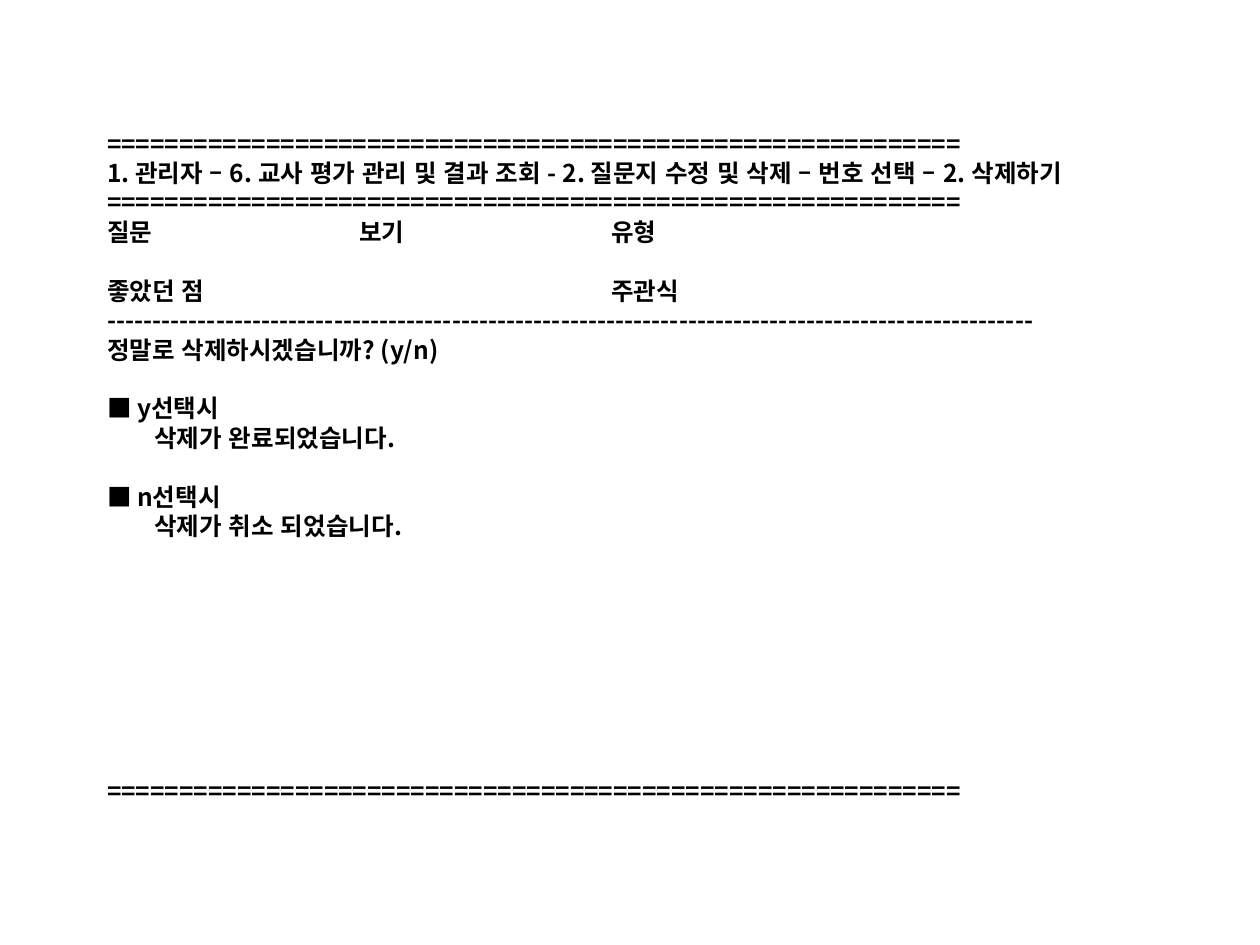
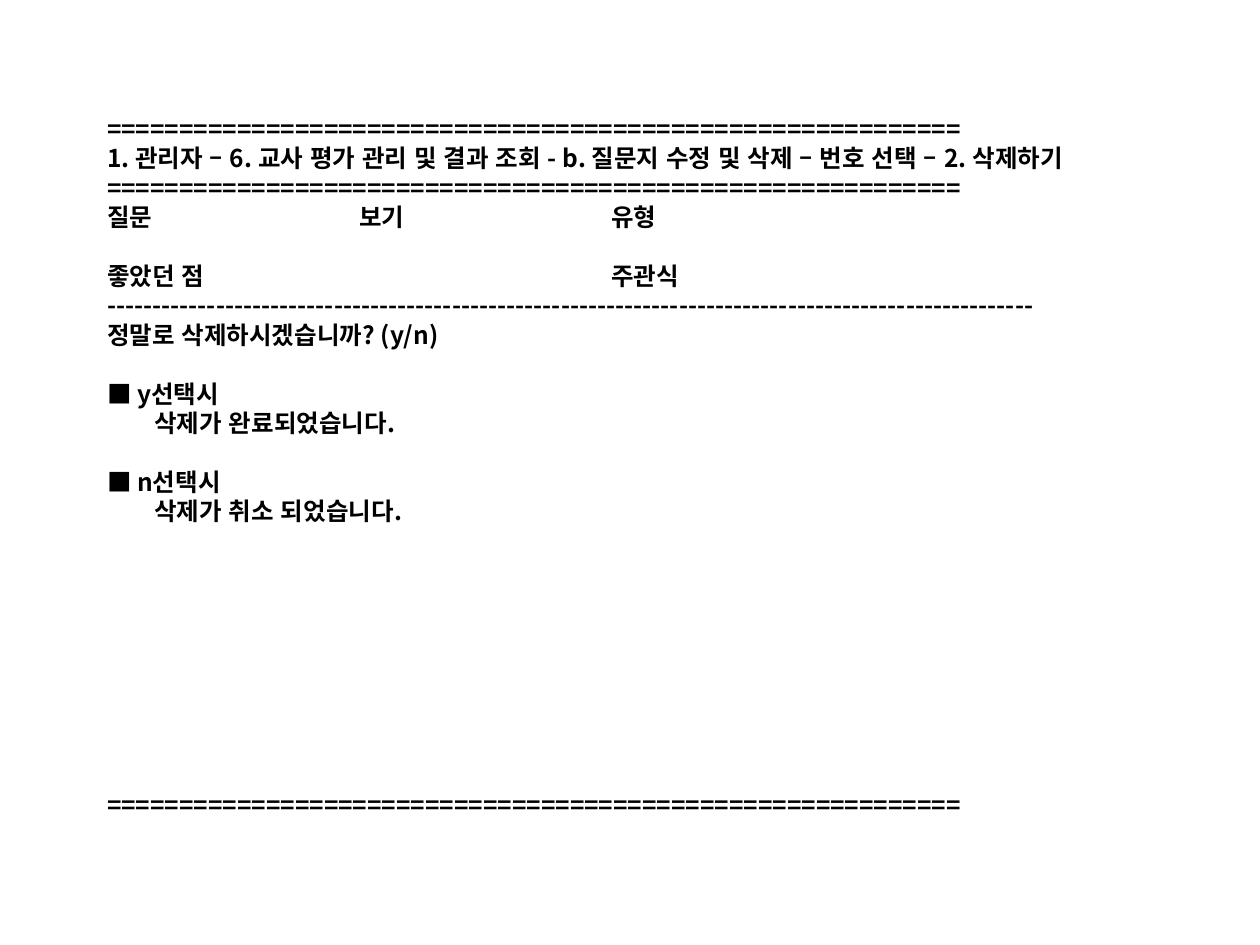
Before and after one commit to Yian-Kim/SEDU-Center, a slide deck: slide 54 of 03. 화면설계/01. 관리자/[디비2조]화면설계_관리자.pptx. Drawn at 1260x945 pixels with LibreOffice and Linux fonts; fonts in the diff are those of the drawing. Boxes give left, top, right and bottom in pixels: in the first picture for what was removed or moved away, otherwise in the second. Text is boxed around its words. In the diff, an @@ line names an element or a change of style, - is before the commit and + after.

Commit message:
Modify File [[디비2조]화면설계_관리자.pptx]
1. POWER POINT 파일 수정

- [디비2조]화면설계_관리자.pptx 파일 수정
  (03. 화면설계\01. 관리자\[디비2조]화면설계_관리자.pptx)
- 관리자 메뉴 5번 출결 관리 및 출결조회 수정
- 근태상황 수정 기능 추가

```diff
--- a/03. 화면설계/01. 관리자/[디비2조]화면설계_관리자.pptx
+++ b/03. 화면설계/01. 관리자/[디비2조]화면설계_관리자.pptx
@@ text at <box>107,146,1063,170</box>: text changed @@
-===========================================================
-1. 관리자 – 6. 교사 평가 관리 및 결과 조회 - 2. 질문지 수정 및 삭제 – 번호 선택 – 2. 삭제하기
+===========================================================
+1. 관리자 – 6. 교사 평가 관리 및 결과 조회 - b. 질문지 수정 및 삭제 – 번호 선택 – 2. 삭제하기
```
Also in this commit, not shown: 9 other slides changed, 1 slide added.
